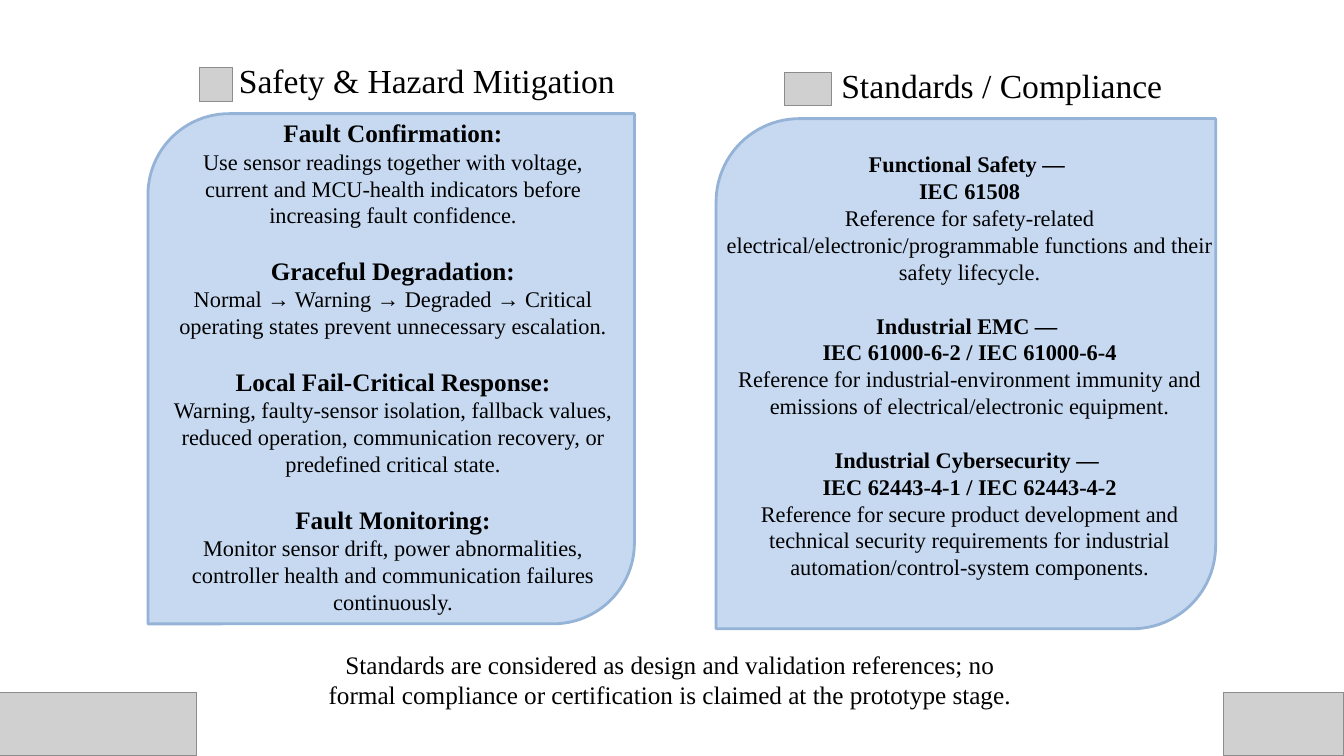
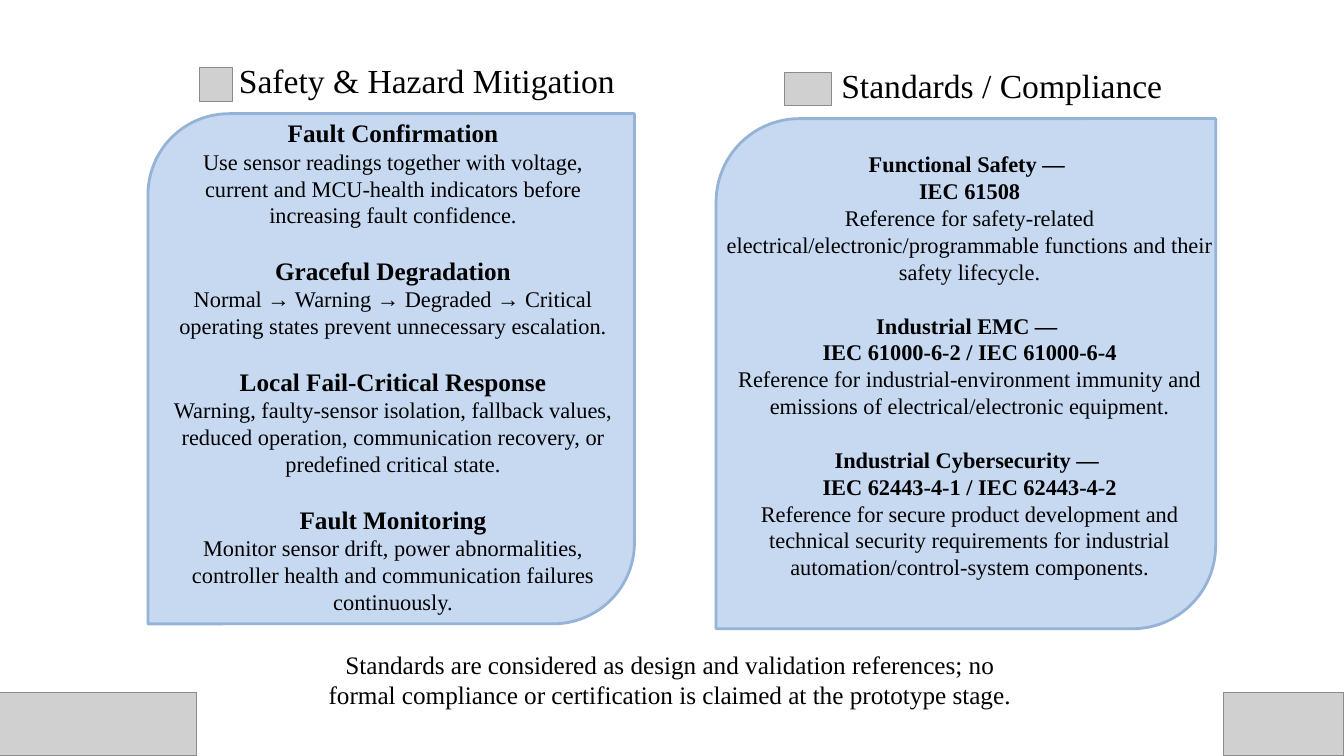
Before and after one commit to ConquerToFreedom/SwasthEdge, a slide deck: slide 13 of ppt/Vishwakarma Awards 2026-27 Stage 2 Submission PPT.pptx. Drawn at 1344x756 pixels with LibreOffice and Linux fonts; fonts in the diff are those of the drawing; grey boxes stand for pictures. Boxes give left, top, right and bottom in pixels: in the first picture for what was removed or moved away, otherwise in the second. Text is boxed around its words. In the diff, an @@ line names an element or a change of style, - is before the commit and + after.

```diff
--- a/ppt/Vishwakarma Awards 2026-27 Stage 2 Submission PPT.pptx
+++ b/ppt/Vishwakarma Awards 2026-27 Stage 2 Submission PPT.pptx
@@ text at <box>174,124,612,615</box>: text changed @@
-Fault Confirmation:
-Use sensor readings together with voltage, current and MCU-health indicators before increasing fault confidence.
-Graceful Degradation:
-Normal → Warning → Degraded → Critical operating states prevent unnecessary escalation.
-Local Fail-Critical Response:
-Warning, faulty-sensor isolation, fallback values, reduced operation, communication recovery, or predefined critical state.
-Fault Monitoring:
-Monitor sensor drift, power abnormalities, controller health and communication failures continuously.
+Fault Confirmation
+Use sensor readings together with voltage, current and MCU-health indicators before increasing fault confidence.
+Graceful Degradation
+Normal → Warning → Degraded → Critical operating states prevent unnecessary escalation.
+Local Fail-Critical Response
+Warning, faulty-sensor isolation, fallback values, reduced operation, communication recovery, or predefined critical state.
+Fault Monitoring
+Monitor sensor drift, power abnormalities, controller health and communication failures continuously.
```
Also in this commit, not shown: 7 other slides changed, 4 other files.
